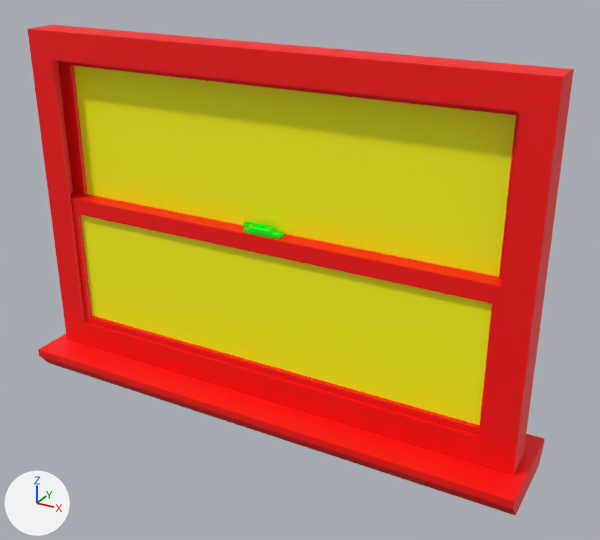
Renders of the glTF model assets/windows/window_hung_48x32.glb from each side of a commit.
Both versions are drawn from a 50 mm camera at (4.901, 0.521, 2.247) aimed at (4.078, 2.017, 1.499). The lights are fixed; the arrows at lower left show +X, +Y and +Z. Where no turn or scale is listed for an object, it has been applied to the vertices. Vertices at the same position are counted once.

The older version as bpy lines, for what is in view:
```python
me_mesh_014 = bpy.data.meshes.new('Mesh.014')
me_mesh_014.from_pydata(...)  # 202 vertices, 388 faces; spans x 3.365..4.635, y 1.879..2.121, z 1.117..1.985
# faces by material slot: [152, 24, 212]
me_mesh_014.materials.append(mat_window_primary_mat)  # red #ff0000
me_mesh_014.materials.append(mat_window_secondary_mat)  # yellow #ffff00
me_mesh_014.materials.append(mat_window_tertiary_mat)  # green #00ff00
ob_window_hung_48x32 = bpy.data.objects.new('window_hung_48x32', me_mesh_014)
ob_window_hung_48x32.location = (0.0, 0.0, 0.0)
```
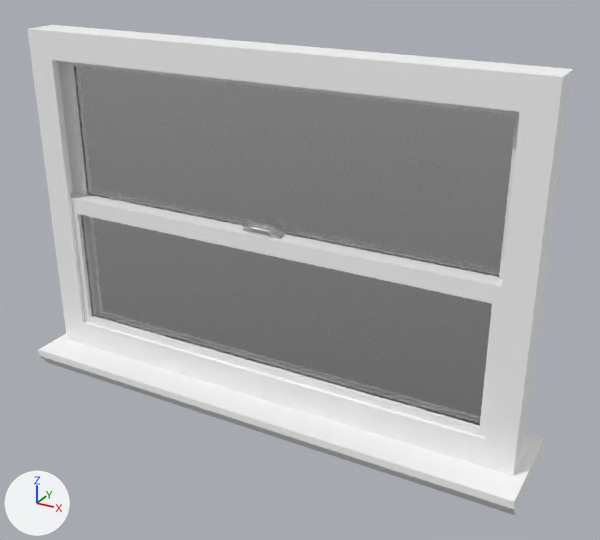
Boxes [x1, y1, x2, y2] around the edits, measured in the pictures (600 x 540 px):
part 1 of me_mesh_014, recoloured (red to white): [28, 25, 574, 516] in both
part 2 of me_mesh_014, recoloured (yellow to white): [74, 66, 516, 425] in both
part 3 of me_mesh_014, recoloured (green to white): [242, 221, 284, 239] in both

Edits to the bpy script that builds the scene:
```text
Add mat_metal_material:
    mat_metal_material = principled_material('Metal_Material')
    mat_metal_material.base_color = (0.8, 0.8, 0.8)  # white #e7e7e7
    mat_metal_material.metallic = 1.0
    mat_metal_material.roughness = 0.3
Add mat_frame_material:
    mat_frame_material = principled_material('Frame_Material')
    mat_frame_material.base_color = (1.0, 1.0, 1.0)  # white #ffffff
Add mat_glass_material:
    mat_glass_material = principled_material('Glass_Material')
    mat_glass_material.base_color = (0.8, 0.8, 0.8)  # white #e7e7e7
    mat_glass_material.roughness = 0.1
    mat_glass_material.ior = 1.45
    mat_glass_material.transmission_weight = 1.0
Change me_mesh_014:
    where me_mesh_014.from_pydata(...)  # 202 vertices, 388 faces; spans x 3.365..4.635, y 1.879..2.121, z 1.117..1.985
    used by ob_window_hung_48x32; location = (0.0, 0.0, 0.0)
    me_mesh_014 part 1: all 152 faces that had it switch from mat_window_primary_mat (red #ff0000) to mat_frame_material (white #ffffff)
    me_mesh_014 part 2: all 24 faces that had it switch from mat_window_secondary_mat (yellow #ffff00) to mat_glass_material (white #e7e7e7)
    me_mesh_014 part 3: all 212 faces that had it switch from mat_window_tertiary_mat (green #00ff00) to mat_metal_material (white #e7e7e7)
```
